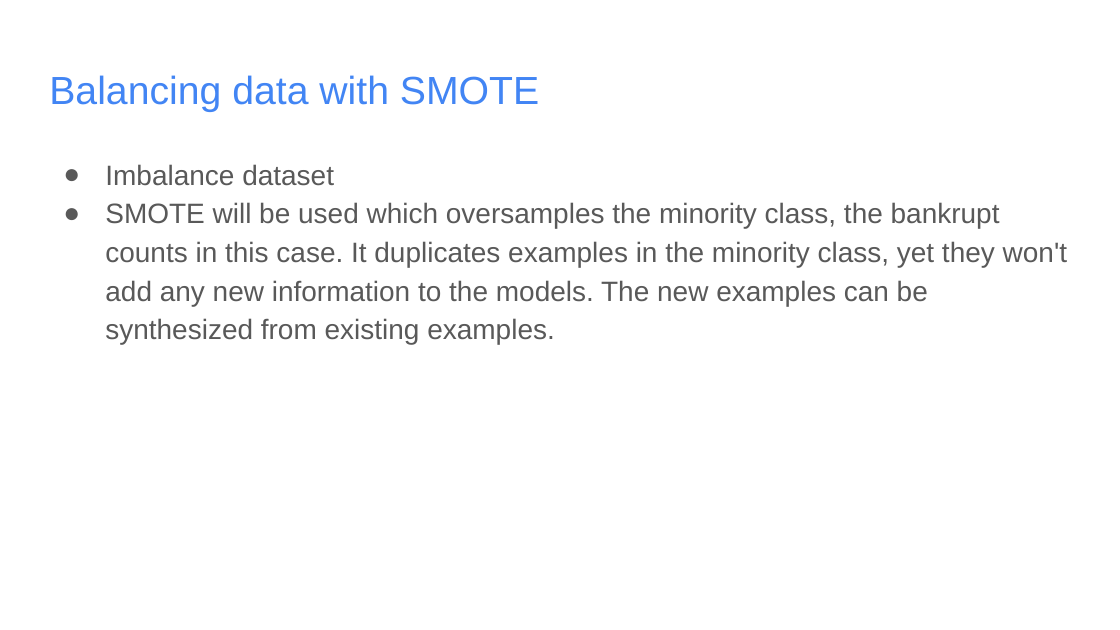
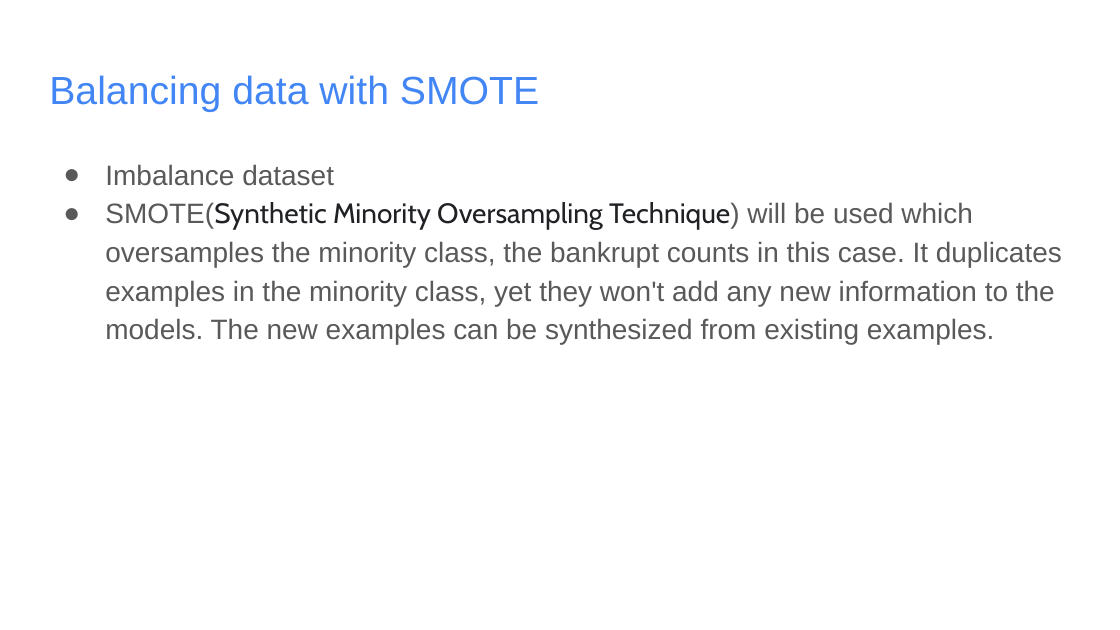
Before and after one commit to Sizzlo/Data-698, a slide deck: slide 7 of Data 698 Final Project Presentation.pptx. Drawn at 1120x630 pixels with LibreOffice and Linux fonts; fonts in the diff are those of the drawing. Boxes give left, top, right and bottom in pixels: in the first picture for what was removed or moved away, otherwise in the second. Text is boxed around its words. In the diff, an @@ line names an element or a change of style, - is before the commit and + after.

```diff
--- a/Data 698 Final Project Presentation.pptx
+++ b/Data 698 Final Project Presentation.pptx
@@ text at [105,202,1062,345]: text changed @@
-● SMOTE will be used which oversamples the minority class, the bankrupt counts in this case. It duplicates examples in the minority class, yet they won't add any new information to the models. The new examples can be synthesized from existing examples.
+● SMOTE(Synthetic Minority Oversampling Technique) will be used which oversamples the minority class, the bankrupt counts in this case. It duplicates examples in the minority class, yet they won't add any new information to the models. The new examples can be synthesized from existing examples.
```
